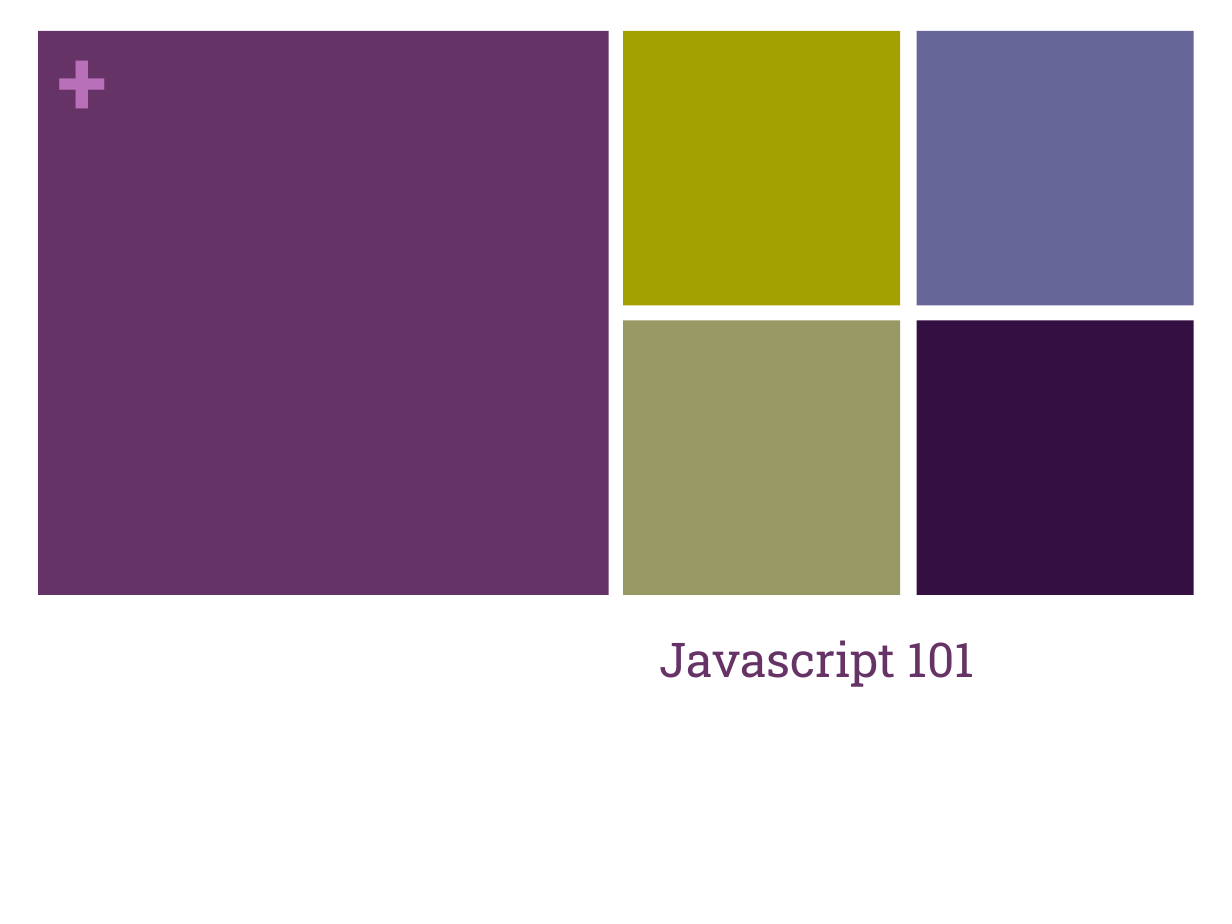
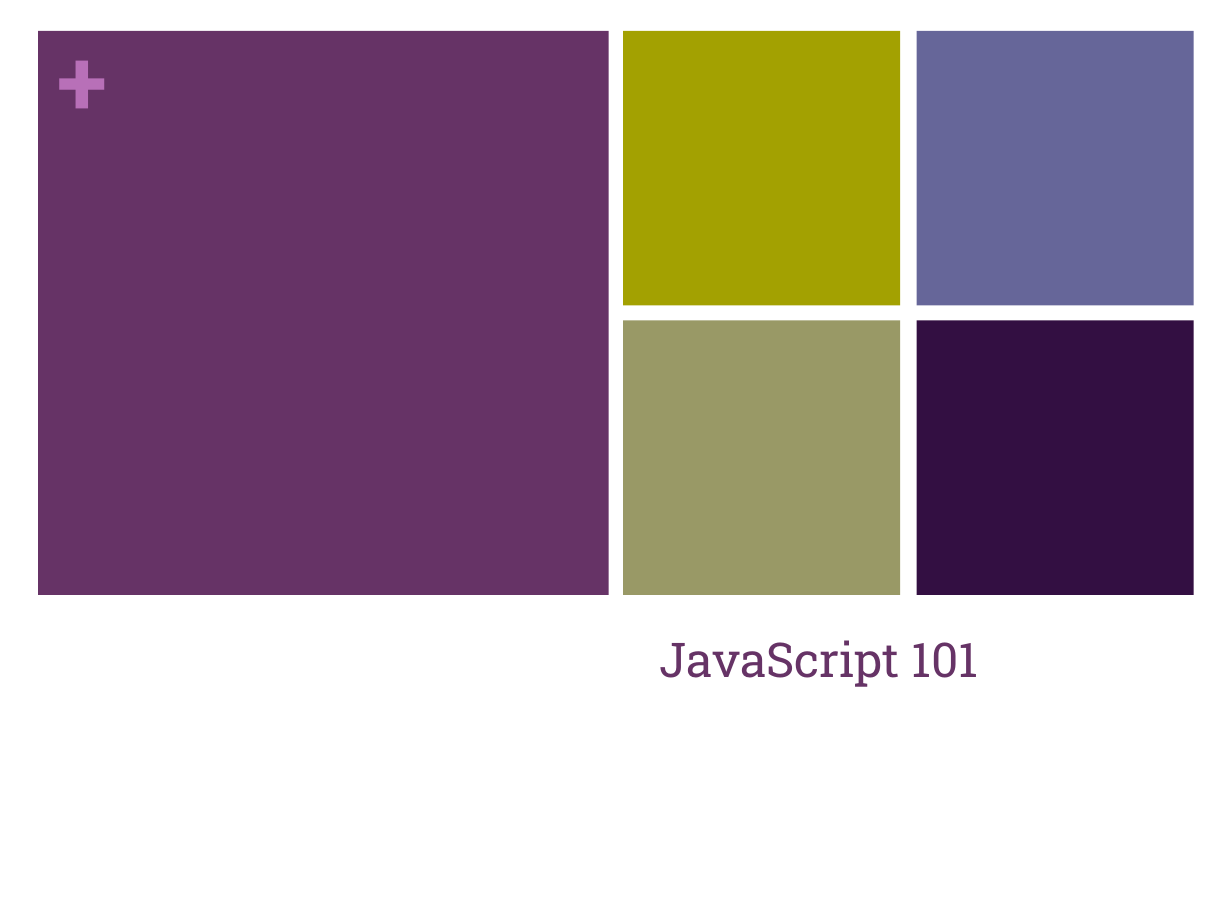
Before and after one commit to v1ct0rv/TallerJavascript, a slide deck: slide 1 of 02-Introduccion-Javascript/Javascript101.pptx. Drawn at 1232x924 pixels with LibreOffice and Linux fonts; fonts in the diff are those of the drawing. Boxes give left, top, right and bottom in pixels: in the first picture for what was removed or moved away, otherwise in the second. Text is boxed around its words. In the diff, an @@ line names an element or a change of style, - is before the commit and + after.

```diff
--- a/02-Introduccion-Javascript/Javascript101.pptx
+++ b/02-Introduccion-Javascript/Javascript101.pptx
@@ title at [659, 640, 979, 687]: text changed @@
-Javascript 101
+JavaScript 101
```
Also in this commit, not shown: 3 other slides changed, 2 other files.
